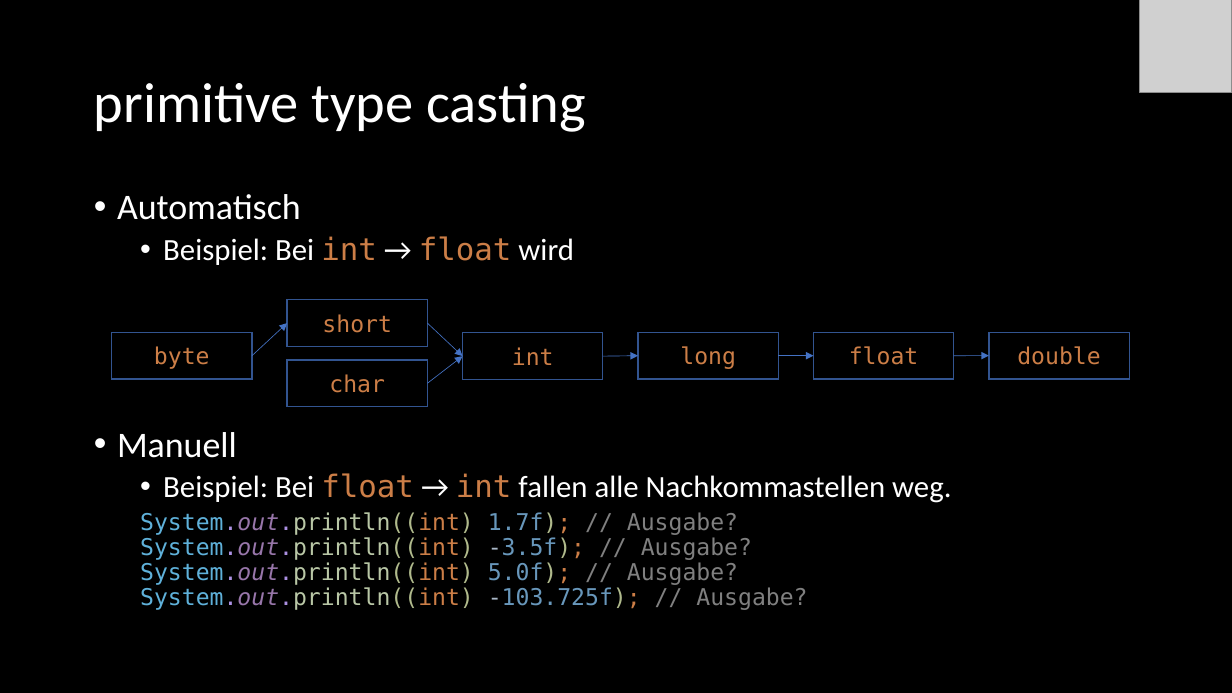
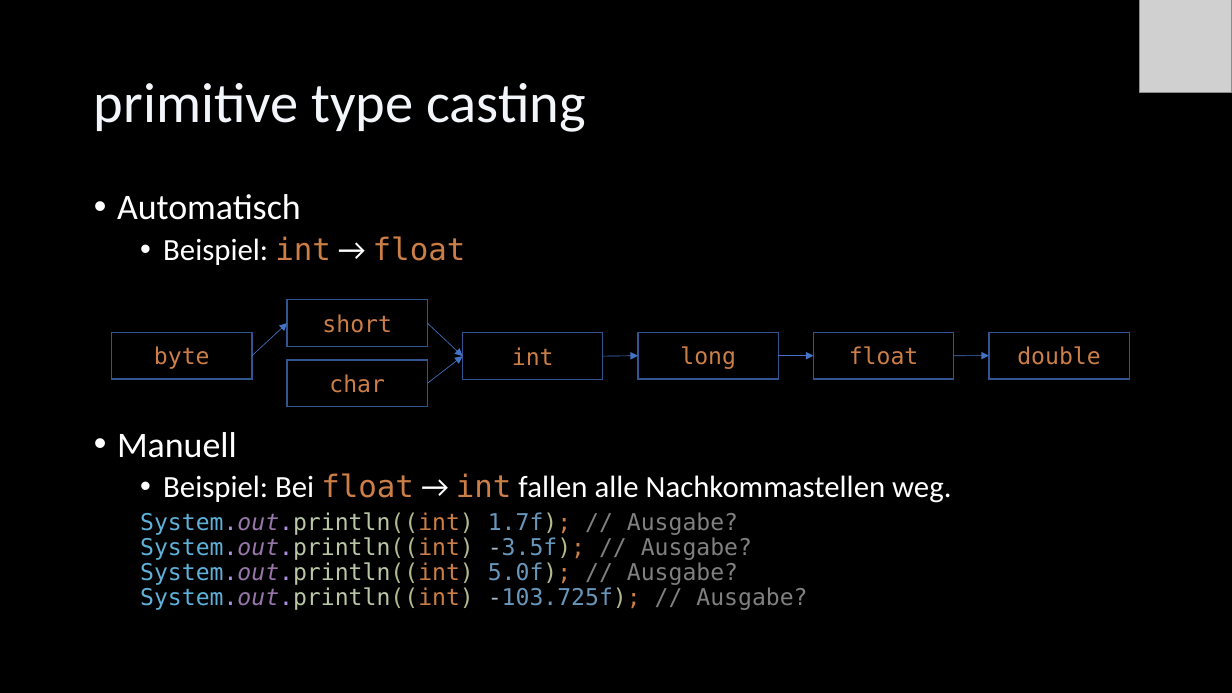
Before and after one commit to Cactusroot/Java, a slide deck: slide 10 of src/Java.pptx. Drawn at 1232x693 pixels with LibreOffice and Linux fonts; fonts in the diff are those of the drawing; grey boxes stand for pictures. Boxes give left, top, right and bottom in pixels: in the first picture for what was removed or moved away, otherwise in the second. Text is boxed around its words. In the diff, an @@ line names an element or a change of style, - is before the commit and + after.

```diff
--- a/src/Java.pptx
+++ b/src/Java.pptx
@@ text at [163,236,466,265]: text changed @@
-  • Beispiel: Bei int → float wird
+  • Beispiel: int → float
```
Also in this commit, not shown: 75 other slides changed, 3 slides added, 1 slide removed.
